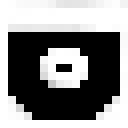
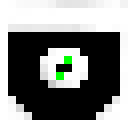
Layers edited between the first and the second 128 × 128 image:
painted on "Layer 1" over left=56, top=56, right=72, bottom=80
